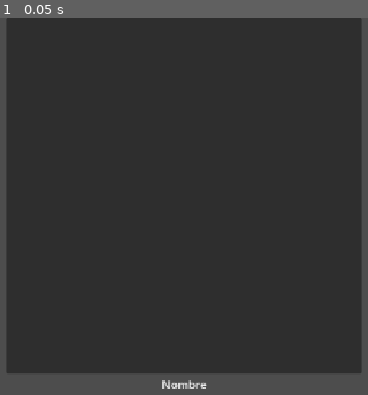
Above: before the commit, frame 1.
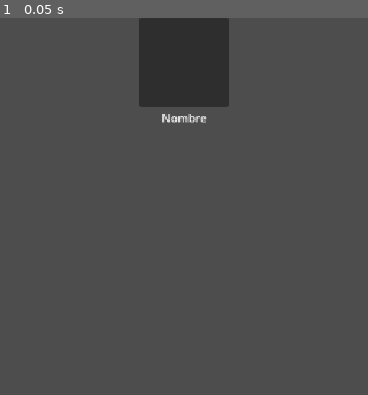
Above: after the commit, the same moment.

Repository: Clovisindo/museo-magico-jam-2
Game: Godot game, scene res://src/scores/exhibit_view.tscn
Same seed, same stepped clock (60 frames per second), same inputs: the game is played once before the commit and once after it. This scene is started directly instead of the project's main scene.
Inputs:
- Up to frame 1 (0.05 s): no input

The runs differ from the first frame. In frame 1, 85% of the frame differs, in the area x 1-99%, y 0-99%.

Commit message:
score screen

Diff:
--- a/src/scores/exhibit_selection.gd
+++ b/src/scores/exhibit_selection.gd
@@ -2,6 +2,8 @@
 extends PanelContainer
 
 @onready var container: HFlowContainer = %Container
+
+signal selected_exhibit(exhibit: ExhibitView)
 
 func _ready() -> void:
 	for file in DirAccess.get_files_at("user://exhibits"):
@@ -11,3 +13,8 @@
 		var view: ExhibitView = scene.instantiate()
 		view.init(exhibit)
 		container.add_child(view)
+		view.clicked.connect(_on_view_clicked, CONNECT_APPEND_SOURCE_OBJECT)
+
+func _on_view_clicked(view: ExhibitView) -> void:
+	container.remove_child(view)
+	selected_exhibit.emit(view)
--- a/src/scores/exhibit_selection.tscn
+++ b/src/scores/exhibit_selection.tscn
@@ -17,6 +17,15 @@
 theme_override_constants/margin_right = 8
 theme_override_constants/margin_bottom = 8
 
-[node name="Container" type="HFlowContainer" parent="MarginContainer" unique_id=512726654]
+[node name="VBoxContainer" type="VBoxContainer" parent="MarginContainer" unique_id=414507969]
+layout_mode = 2
+
+[node name="Label" type="Label" parent="MarginContainer/VBoxContainer" unique_id=553927478]
+layout_mode = 2
+theme_override_font_sizes/font_size = 24
+text = "Selecciona una de tus creaciones:"
+
+[node name="Container" type="HFlowContainer" parent="MarginContainer/VBoxContainer" unique_id=512726654]
 unique_name_in_owner = true
 layout_mode = 2
+size_flags_vertical = 3
--- a/src/scores/exhibit_view.gd
+++ b/src/scores/exhibit_view.gd
@@ -21,9 +21,9 @@
 	DirAccess.make_dir_absolute("user://exhibit_images")
 	img.save_png("user://exhibit_images/" + exhibit.name + ".png")
 	%SubViewportContainer.queue_free()
-	%Panel.custom_minimum_size = Vector2(256, 256)
-	%Panel.size = Vector2(256, 256)
-	img.resize(256, 256)
+	%Panel.custom_minimum_size = Vector2(128, 128)
+	%Panel.size = Vector2(128, 128)
+	img.resize(128, 128)
 	texture_rect = TextureRect.new()
 	texture_rect.texture = ImageTexture.create_from_image(img)
 	%Panel.add_child(texture_rect)
--- a/src/scores/exhibit_view.tscn
+++ b/src/scores/exhibit_view.tscn
@@ -12,7 +12,7 @@
 
 [node name="Panel" type="Panel" parent="." unique_id=1989619945]
 unique_name_in_owner = true
-custom_minimum_size = Vector2(512, 512)
+custom_minimum_size = Vector2(128, 128)
 layout_mode = 2
 size_flags_horizontal = 4
 size_flags_vertical = 4
@@ -24,6 +24,8 @@
 anchors_preset = 15
 anchor_right = 1.0
 anchor_bottom = 1.0
+offset_right = 384.0
+offset_bottom = 384.0
 grow_horizontal = 2
 grow_vertical = 2
 
--- /dev/null
+++ b/src/scores/score_screen.gd
@@ -0,0 +1,31 @@
+class_name ScoreScreen
+extends Control
+
+@onready var day_1_row: HBoxContainer = %Day1Row
+@onready var day_2_row: HBoxContainer = %Day2Row
+@onready var day_3_row: HBoxContainer = %Day3Row
+
+func _ready() -> void:
+	for child: Node in day_1_row.get_children():
+		child.requested_change.connect(func():
+			request_change(child)
+		)
+	for child: Node in day_2_row.get_children():
+		child.requested_change.connect(func():
+			request_change(child)
+		)
+	for child: Node in day_3_row.get_children():
+		child.requested_change.connect(func():
+			request_change(child)
+		)
+
+func request_change(slot: Slot) -> void:
+	var scene: PackedScene = preload("res://src/scores/exhibit_selection.tscn")
+	var exhibit_selection: ExhibitSelection = scene.instantiate()
+	get_tree().root.add_child(exhibit_selection)
+	%Main.hide()
+	exhibit_selection.selected_exhibit.connect(func(exhibit: ExhibitView):
+		slot.set_exhibit(exhibit)
+		%Main.show()
+		exhibit_selection.queue_free()
+	)
--- /dev/null
+++ b/src/scores/score_screen.tscn
@@ -0,0 +1,98 @@
+[gd_scene format=3 uid="uid://hbt5fkp3o4q7"]
+
+[ext_resource type="Script" uid="uid://d2kk57m6hpqn6" path="res://src/scores/score_screen.gd" id="1_hfj2x"]
+[ext_resource type="PackedScene" uid="uid://dmsb3l7d3otpw" path="res://src/scores/slot.tscn" id="1_qrma4"]
+
+[node name="ScoreScreen" type="Control" unique_id=221272679]
+layout_mode = 3
+anchors_preset = 15
+anchor_right = 1.0
+anchor_bottom = 1.0
+grow_horizontal = 2
+grow_vertical = 2
+script = ExtResource("1_hfj2x")
+
+[node name="Main" type="MarginContainer" parent="." unique_id=1642292092]
+unique_name_in_owner = true
+layout_mode = 1
+anchors_preset = 15
+anchor_right = 1.0
+anchor_bottom = 1.0
+grow_horizontal = 2
+grow_vertical = 2
+theme_override_constants/margin_left = 8
+theme_override_constants/margin_top = 8
+theme_override_constants/margin_right = 8
+theme_override_constants/margin_bottom = 8
+
+[node name="VBoxContainer" type="VBoxContainer" parent="Main" unique_id=392104058]
+layout_mode = 2
+
+[node name="PanelContainer" type="PanelContainer" parent="Main/VBoxContainer" unique_id=1217155548]
+custom_minimum_size = Vector2(0, 60)
+layout_mode = 2
+
+[node name="Label" type="Label" parent="Main/VBoxContainer/PanelContainer" unique_id=1817934210]
+layout_mode = 2
+theme_override_font_sizes/font_size = 24
+text = "[nombre del museo]: Día X"
+horizontal_alignment = 1
+
+[node name="PanelContainer2" type="PanelContainer" parent="Main/VBoxContainer" unique_id=1263385000]
+custom_minimum_size = Vector2(0, 120)
+layout_mode = 2
+size_flags_vertical = 3
+
+[node name="VBoxContainer" type="VBoxContainer" parent="Main/VBoxContainer/PanelContainer2" unique_id=961823635]
+layout_mode = 2
+theme_override_constants/separation = 16
+alignment = 1
+
+[node name="Day1Row" type="HBoxContainer" parent="Main/VBoxContainer/PanelContainer2/VBoxContainer" unique_id=50084423]
+unique_name_in_owner = true
+layout_mode = 2
+theme_override_constants/separation = 16
+alignment = 1
+
+[node name="Slot" parent="Main/VBoxContainer/PanelContainer2/VBoxContainer/Day1Row" unique_id=2026253145 instance=ExtResource("1_qrma4")]
+layout_mode = 2
+
+[node name="Slot2" parent="Main/VBoxContainer/PanelContainer2/VBoxContainer/Day1Row" unique_id=1514764318 instance=ExtResource("1_qrma4")]
+layout_mode = 2
+
+[node name="Slot3" parent="Main/VBoxContainer/PanelContainer2/VBoxContainer/Day1Row" unique_id=1689417170 instance=ExtResource("1_qrma4")]
+layout_mode = 2
+
+[node name="Day2Row" type="HBoxContainer" parent="Main/VBoxContainer/PanelContainer2/VBoxContainer" unique_id=1905722001]
+unique_name_in_owner = true
+layout_mode = 2
+theme_override_constants/separation = 16
+alignment = 1
+
+[node name="Slot" parent="Main/VBoxContainer/PanelContainer2/VBoxContainer/Day2Row" unique_id=628771188 instance=ExtResource("1_qrma4")]
+layout_mode = 2
+
+[node name="Slot2" parent="Main/VBoxContainer/PanelContainer2/VBoxContainer/Day2Row" unique_id=1140406407 instance=ExtResource("1_qrma4")]
+layout_mode = 2
+
+[node name="Slot3" parent="Main/VBoxContainer/PanelContainer2/VBoxContainer/Day2Row" unique_id=1853992774 instance=ExtResource("1_qrma4")]
+layout_mode = 2
+
+[node name="Day3Row" type="HBoxContainer" parent="Main/VBoxContainer/PanelContainer2/VBoxContainer" unique_id=1444873280]
+unique_name_in_owner = true
+layout_mode = 2
+theme_override_constants/separation = 16
+alignment = 1
+
+[node name="Slot" parent="Main/VBoxContainer/PanelContainer2/VBoxContainer/Day3Row" unique_id=1187271868 instance=ExtResource("1_qrma4")]
+layout_mode = 2
+
+[node name="Slot2" parent="Main/VBoxContainer/PanelContainer2/VBoxContainer/Day3Row" unique_id=1887323709 instance=ExtResource("1_qrma4")]
+layout_mode = 2
+
+[node name="Slot3" parent="Main/VBoxContainer/PanelContainer2/VBoxContainer/Day3Row" unique_id=1977901395 instance=ExtResource("1_qrma4")]
+layout_mode = 2
+
+[node name="PanelContainer3" type="PanelContainer" parent="Main/VBoxContainer" unique_id=408005179]
+custom_minimum_size = Vector2(0, 60)
+layout_mode = 2
--- /dev/null
+++ b/src/scores/slot.gd
@@ -0,0 +1,15 @@
+class_name Slot
+extends PanelContainer
+
+signal requested_change
+@export var exhibit: Exhibit
+
+func _on_button_pressed() -> void:
+	requested_change.emit()
+
+func set_exhibit(view: ExhibitView) -> void:
+	for child: Node in get_children():
+		if child is ExhibitView:
+			child.queue_free()
+	add_child(view)
+	exhibit = view.exhibit
--- /dev/null
+++ b/src/scores/slot.tscn
@@ -0,0 +1,20 @@
+[gd_scene format=3 uid="uid://dmsb3l7d3otpw"]
+
+[ext_resource type="Script" uid="uid://dhurj7k2lhw3t" path="res://src/scores/slot.gd" id="1_sit3w"]
+
+[node name="Slot" type="PanelContainer" unique_id=2026253145]
+custom_minimum_size = Vector2(128, 128)
+anchors_preset = 15
+anchor_right = 1.0
+anchor_bottom = 1.0
+offset_right = -1024.0
+offset_bottom = -520.0
+grow_horizontal = 2
+grow_vertical = 2
+script = ExtResource("1_sit3w")
+
+[node name="Button" type="Button" parent="." unique_id=2112128056]
+layout_mode = 2
+text = "+"
+
+[connection signal="pressed" from="Button" to="." method="_on_button_pressed"]
Not shown, added: src/scores/score_screen.gd.uid
Not shown, added: src/scores/slot.gd.uid
